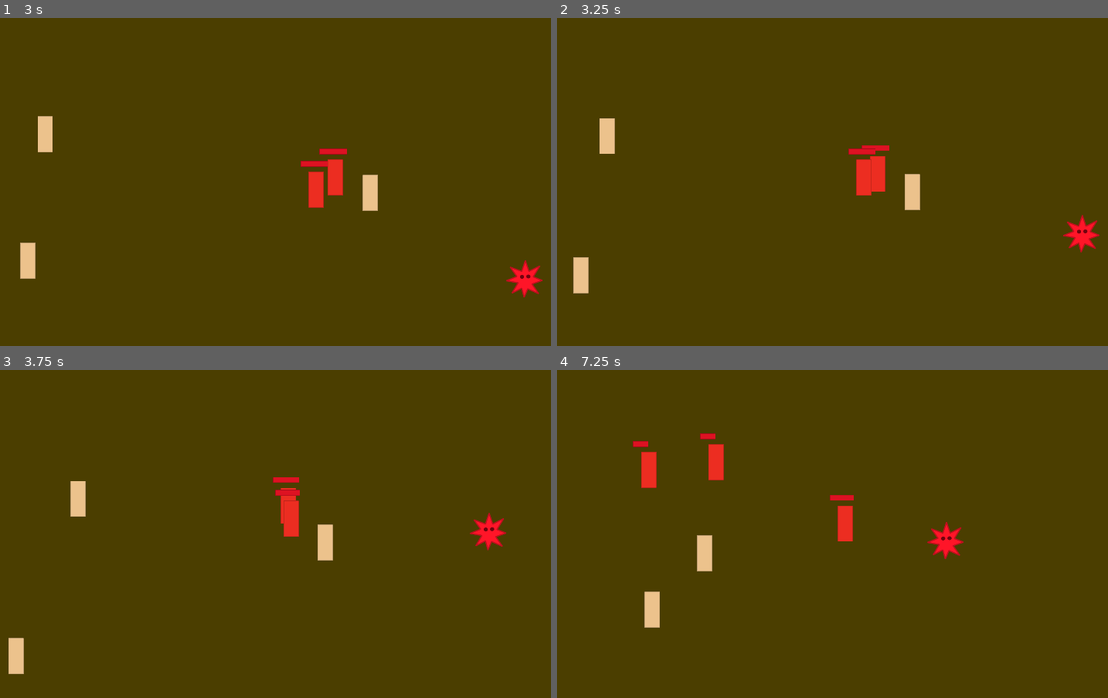
Above: before the commit, frames 1-4 (two rows, left to right).
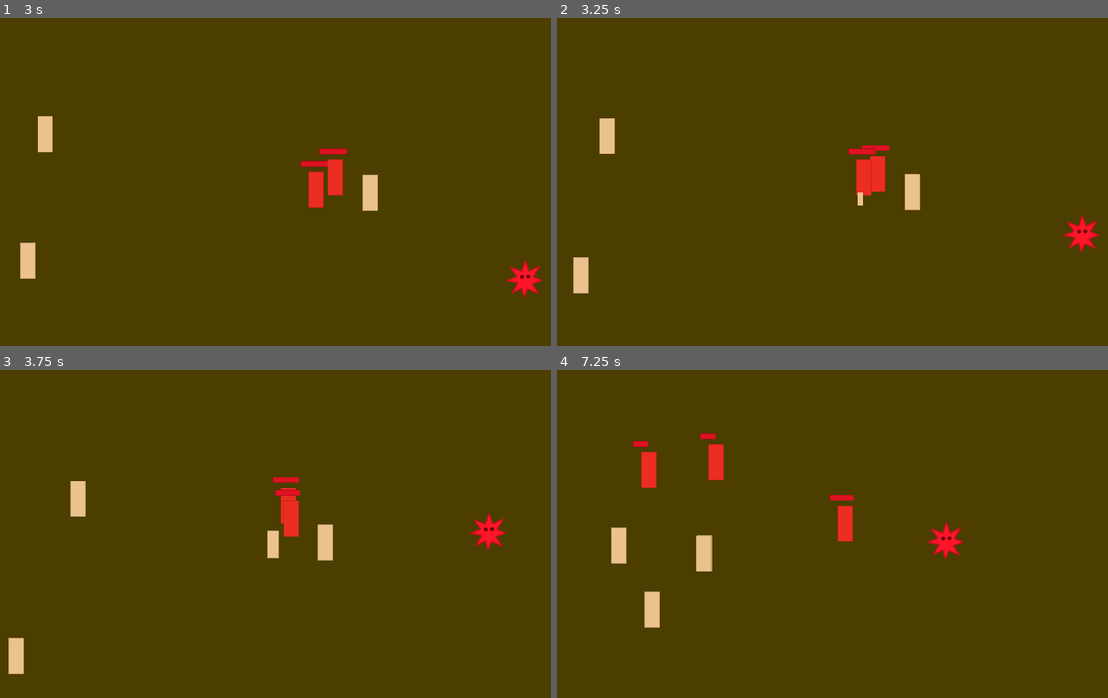
Above: after the commit, the same moments.

Repository: mariothedog/Epidemic-Simulator
Game: Godot game, scene res://Levels/Level 1.tscn
Same seed, same stepped clock (60 frames per second), same inputs: the game is played once before the commit and once after it.
Inputs:
- Up to frame 1 (3 s): hold D (move_right) 0.53-1.28 s; hold S (move_down) 1.28-2.03 s; hold D (move_right) 2.03-2.78 s; hold W (move_up) from 2.78 s (still down)
- Up to frame 2 (3.25 s): keep holding W (move_up)
- Up to frame 3 (3.75 s): release W (move_up) at 3.53 s; hold A (move_left) from 3.53 s (still down)
- Up to frame 4 (7.25 s): release A (move_left) at 5.03 s; hold S (move_down) 5.03-5.78 s; hold D (move_right) 5.78-6.53 s; hold W (move_up) from 6.53 s (still down)

Frame 1 is identical in both runs. In frame 2, less than 0.1% of the frame differs, in the area x 54-56%, y 53-58%; in frame 3, 0.2%; in frame 4, 0.4%, in the area x 9-29%, y 48-62%.

Commit message:
Added the ability for humans to have children.

Diff:
--- a/Human/Human.gd
+++ b/Human/Human.gd
@@ -3,6 +3,8 @@
 const SPEED = 100
 
 var health = 100
+
+var can_create_human = true
 
 var virus_damage = 0
 var virus_spread_chance = 0
@@ -50,6 +52,25 @@
 	queue_free()
 
 func _on_Human_area_entered(area):
-	if infected and "Human" in area.name and not area.infected:
-		if randf() < global.virus_spread_chance:
+	if "Human" in area.name:
+		if infected and not area.infected and randf() < global.virus_spread_chance:
 			area.infect()
+		else:
+			if can_create_human and area.can_create_human:
+				get_parent().create_human(position)
+
+				delay_ability_to_create_humans()
+				area.delay_ability_to_create_humans()
+
+func delay_ability_to_create_humans():
+	can_create_human = false
+	yield(get_tree().create_timer(5), "timeout")
+	can_create_human = true
+
+func delay_collisions():
+	$CollisionShape2D.set_deferred("disabled", true)
+	yield(get_tree().create_timer(1), "timeout")
+	$CollisionShape2D.set_deferred("disabled", false)
+
+func play_spawn_anim():
+	$AnimationPlayer.play("Spawn")
--- a/Human/Human.tscn
+++ b/Human/Human.tscn
@@ -38,12 +38,29 @@
 "values": [ Color( 1, 1, 1, 1 ), Color( 1, 0.235294, 0.235294, 1 ) ]
 }
 
+[sub_resource type="Animation" id=4]
+resource_name = "Spawn"
+tracks/0/type = "value"
+tracks/0/path = NodePath("Sprite:scale")
+tracks/0/interp = 1
+tracks/0/loop_wrap = true
+tracks/0/imported = false
+tracks/0/enabled = true
+tracks/0/keys = {
+"times": PoolRealArray( 0, 1 ),
+"transitions": PoolRealArray( 1, 1 ),
+"update": 0,
+"values": [ Vector2( 0.1, 0.1 ), Vector2( 0.5, 0.5 ) ]
+}
+
 [node name="Human" type="Area2D"]
 script = ExtResource( 2 )
 
 [node name="Sprite" type="Sprite" parent="."]
+position = Vector2( 0, 30 )
 scale = Vector2( 0.5, 0.5 )
 texture = ExtResource( 1 )
+offset = Vector2( 0, -60 )
 
 [node name="CollisionShape2D" type="CollisionShape2D" parent="."]
 shape = SubResource( 1 )
@@ -51,6 +68,7 @@
 [node name="AnimationPlayer" type="AnimationPlayer" parent="."]
 anims/Die = SubResource( 3 )
 anims/Infect = SubResource( 2 )
+anims/Spawn = SubResource( 4 )
 
 [node name="Health Bar" type="TextureProgress" parent="."]
 margin_left = -26.0
--- /dev/null
+++ b/Levels/Humans.gd
@@ -0,0 +1,10 @@
+extends YSort
+
+var human_scene = preload("res://Human/Human.tscn")
+
+func create_human(pos):
+	var human = human_scene.instance()
+	human.position = pos
+	call_deferred("add_child", human)
+	human.call_deferred("delay_collisions")
+	human.call_deferred("play_spawn_anim")
--- a/Levels/Level 1.tscn
+++ b/Levels/Level 1.tscn
@@ -1,8 +1,9 @@
-[gd_scene load_steps=4 format=2]
+[gd_scene load_steps=5 format=2]
 
 [ext_resource path="res://Player/Player.tscn" type="PackedScene" id=1]
 [ext_resource path="res://Human/Human.tscn" type="PackedScene" id=2]
 [ext_resource path="res://Levels/Level.gd" type="Script" id=3]
+[ext_resource path="res://Levels/Humans.gd" type="Script" id=4]
 
 [node name="Level 1" type="Node2D"]
 script = ExtResource( 3 )
@@ -16,6 +17,7 @@
 }
 
 [node name="Humans" type="YSort" parent="."]
+script = ExtResource( 4 )
 
 [node name="Human" parent="Humans" instance=ExtResource( 2 )]
 position = Vector2( 738, 166 )
Not shown: 1 places in Human/Human.tscn that only renumber resources
